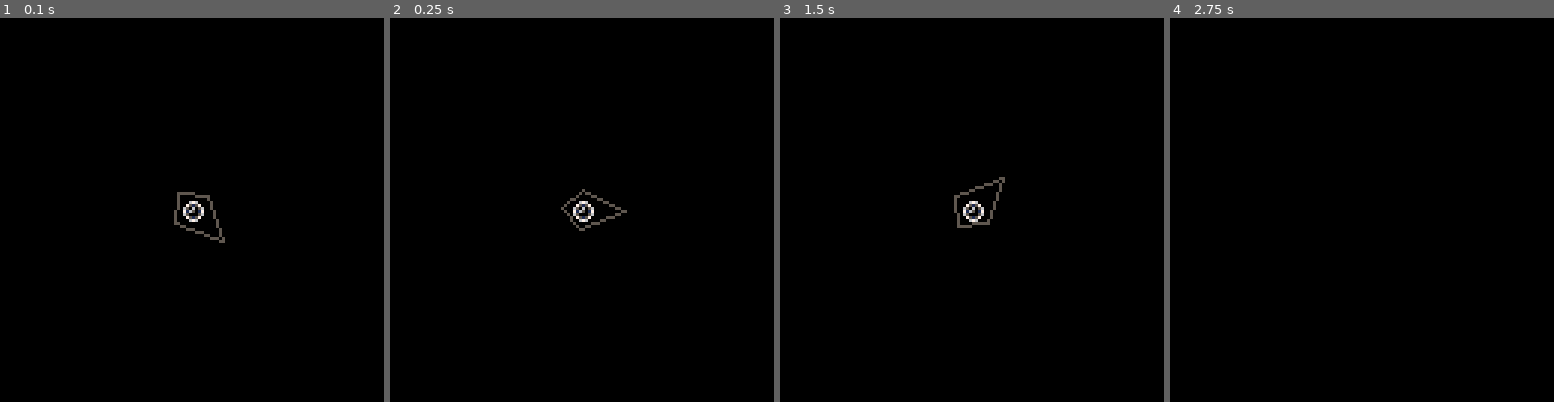
Above: before the commit, frames 1-4 (left to right).
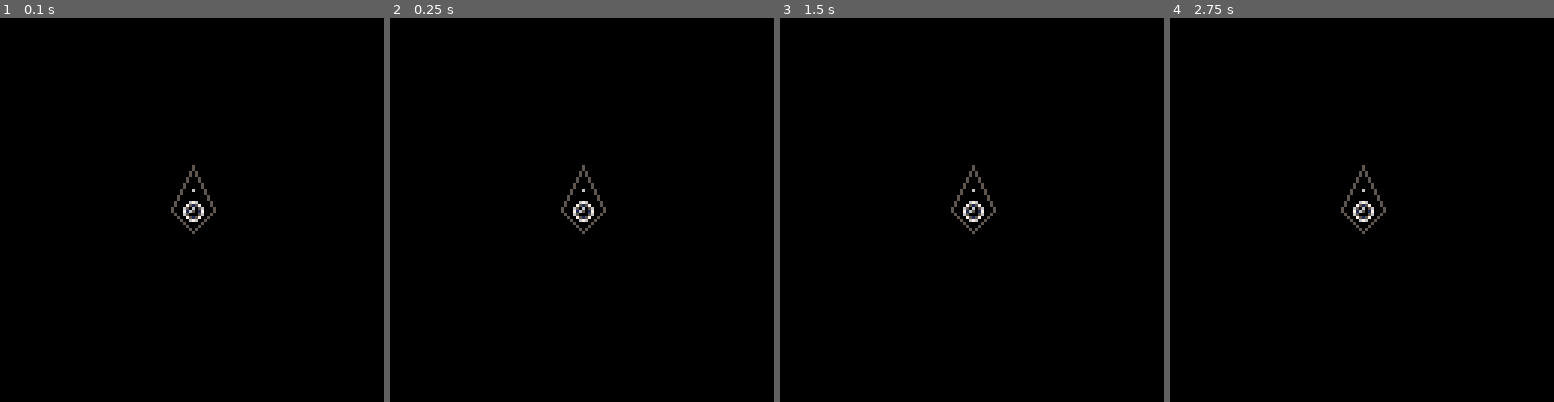
Above: after the commit, the same moments.

Repository: adparadise/pico8-games
Game: PICO-8 cartridge proam.p8
Same seed, same stepped clock (60 frames per second), same inputs: the game is played once before the commit and once after it.
Inputs:
- Up to frame 1 (0.1 s): no input
- Up to frame 2 (0.25 s): no input
- Up to frame 3 (1.5 s): no input
- Up to frame 4 (2.75 s): hold Right 1.6-2.1 s; hold Up 2.15-2.42 s; hold Right from 2.47 s (still down)

The runs differ from the first frame. In frame 1, 0.5% of the frame differs, in the area x 44-59%, y 38-59%; in frame 2, 0.4%; in frame 3, 0.5%; in frame 4, 0.5%.

Commit message:
start of torque

Diff:
--- a/proam.p8
+++ b/proam.p8
@@ -13,15 +13,17 @@
   p.i=0
   p.x=x
   p.y=y
-  p.m=10
-  p.f_go=10
-  p.f_f=-0.1
+  p.t=0.25
+  p.mass=10
+  p.f_friction=-0.1
   p.vx=0
   p.vy=0
-  p.fx=0
-  p.fy=0
-
-  p.t=0.75
+  p.vt=0
+  p.rocket_y=7
+  p.rocket_t=0
+  p.rocket_t_turn=0.1
+  p.rocket_f=0
+  p.rocket_f_on=10
   return p
 end
 
@@ -39,6 +41,7 @@
   local sy=sin(p.t)
   local w=7
   local h=15
+  local rocket_color=6
   line(p.x-w*sy,p.y+w*sx,
        p.x+h*sx,p.y+h*sy,5)
   line(p.x+h*sx,p.y+h*sy,
@@ -49,37 +52,53 @@
        p.x-w*sy,p.y+w*sx,
        5)
   spr(p.s,p.x-3,p.y-3)
+  if p.rocket_f != 0 then
+    rocket_color=9
+  end
+
+  line(p.x+p.rocket_y*sx,
+       p.y+p.rocket_y*sy,
+       p.x+p.rocket_y*sx,
+       p.y+p.rocket_y*sy,
+       rocket_color)
+
 end
 
 s2=sqrt(2)
 function p_update(p)
-  local dx=0
-  local dy=0
+  p_up_controls(p)
+  p_up_physics(p)
+end
+
+function p_up_controls(p)
+  p.rocket_f=0
+  if btn(2,p.i) then
+    p.rocket_f=p.rocket_f_on
+  end
+  p.rocket_t=0
   if btn(0,p.i) and not btn(1,p.i) then
-    dx=-1
+    p.rocket_t=-p.rocket_t_turn
   end
   if btn(1,p.i) and not btn(0,p.i) then
-    dx=1
+    p.rocket_t=p.rocket_t_turn
   end
-
-  if btn(2,p.i) and not btn(3,p.i) then
-    dy=-1
-  end
-  if btn(3,p.i) and not btn(2,p.i) then
-    dy=1
-  end
-  if not dy==0 and not dy==0 then
-    dx*=s2
-    dy*=s2
-  end
-
-  p.vx+=dx*p.f_go/p.m
-  p.vy+=dy*p.f_go/p.m
-  p.vx+=p.vx*p.f_f
-  p.vy+=p.vy*p.f_f
+end
+
+function p_up_physics(p)
+  local fx=0
+  local fy=0
+  local momentum_a=0
+
+  p.vx+=fx/p.mass
+  p.vy+=fy/p.mass
+  p.vx+=p.vx*p.f_friction
+  p.vy+=p.vy*p.f_friction
   p.x+=p.vx
   p.y+=p.vy
-  p.t+=0.03
+
+  p.vt+=momentum_a/p.mass
+  p.vt+=p.vt*p.f_friction
+  p.t+=p.vt
 end
 __gfx__
 00000000006776000067600000000000000000000000000000000000000000000000000000000000000000000000000000000000000000000000000000000000
